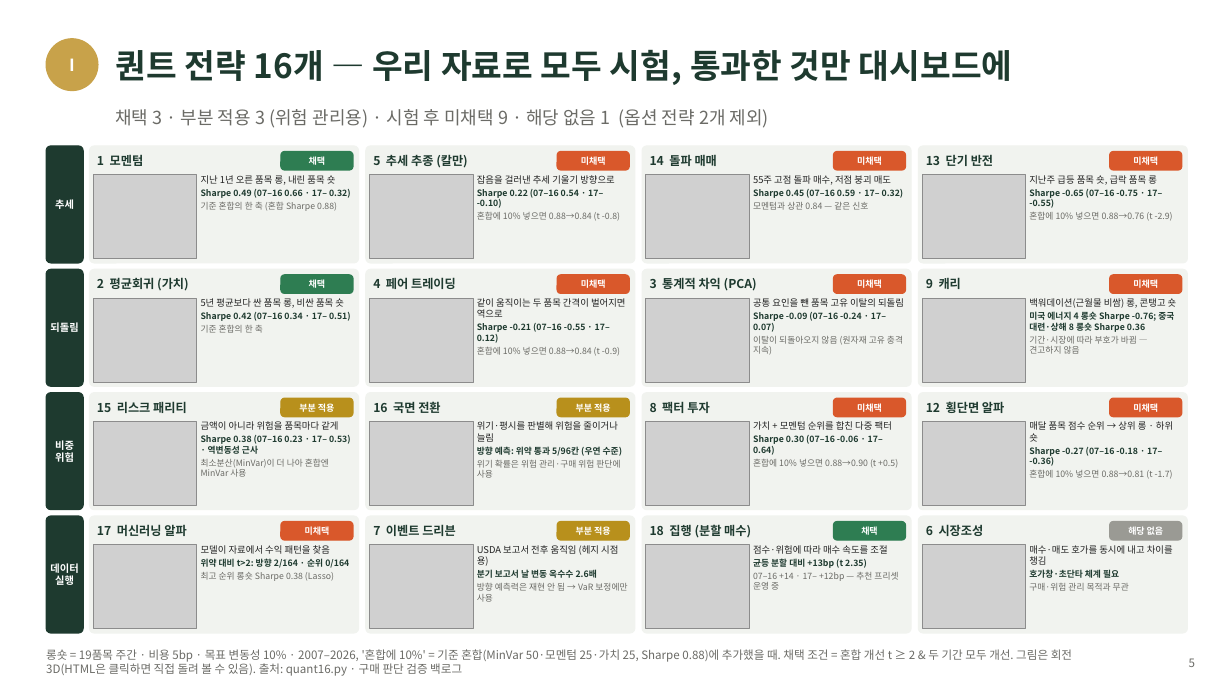
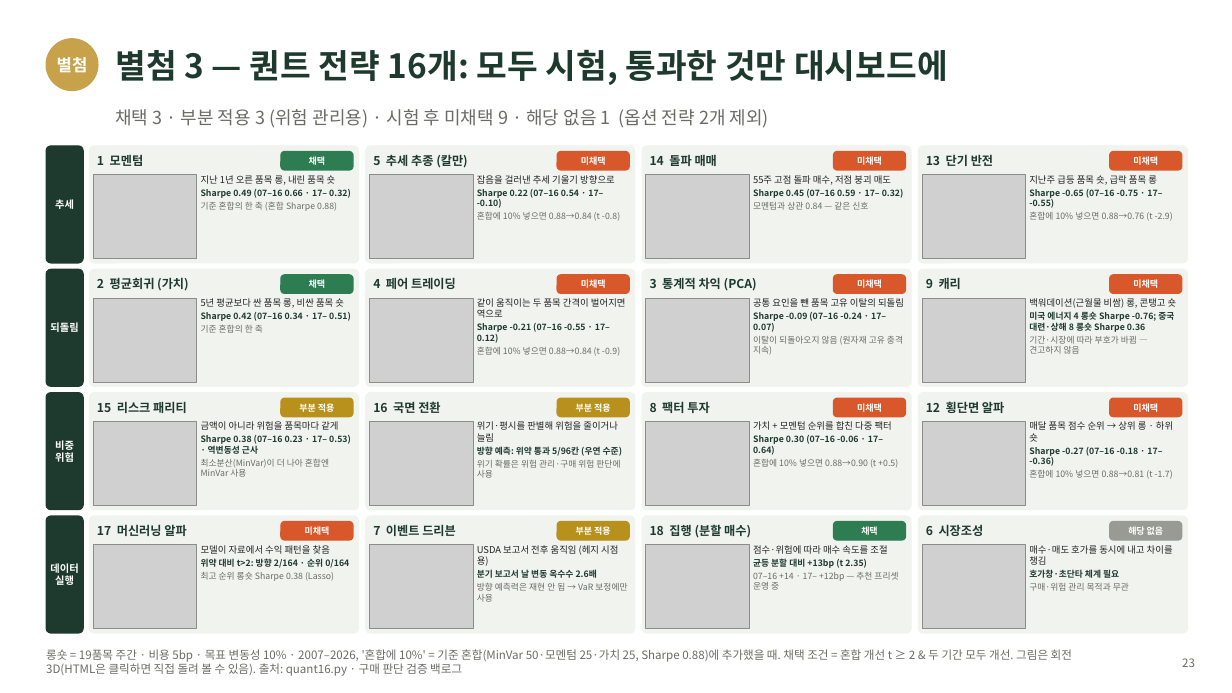
Before and after one commit to grainchobo-alt/commodity-analytics-lab, a slide deck: slide 23 of docs/발표/원자재_퀀트_MI_발표_v4.pptx (slide 5 before the commit). Drawn at 1232x693 pixels with LibreOffice and Linux fonts; fonts in the diff are those of the drawing; grey boxes stand for pictures. Boxes give left, top, right and bottom in pixels: in the first picture for what was removed or moved away, otherwise in the second. Text is boxed around its words. In the diff, an @@ line names an element or a change of style, - is before the commit and + after.

```diff
--- a/docs/발표/원자재_퀀트_MI_발표_v4.pptx
+++ b/docs/발표/원자재_퀀트_MI_발표_v4.pptx
@@ text at <box>57,57,88,72</box>: text changed @@
-Ⅰ
+별첨
@@ text at <box>115,49,948,85</box>: text changed @@
-퀀트 전략 16개 — 우리 자료로 모두 시험, 통과한 것만 대시보드에
+별첨 3 — 퀀트 전략 16개: 모두 시험, 통과한 것만 대시보드에
@@ text at <box>1182,658,1195,667</box>: text changed @@
-5
+23
```
Also in this commit, not shown: 20 other slides changed, 20 other files.
